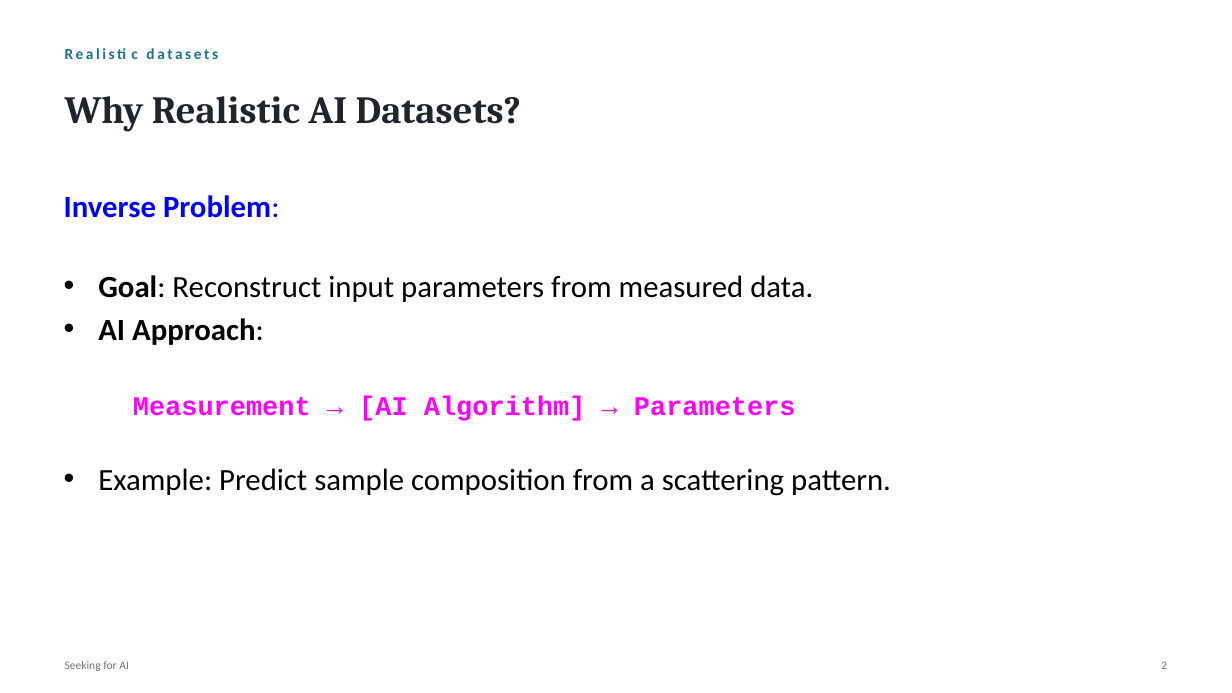
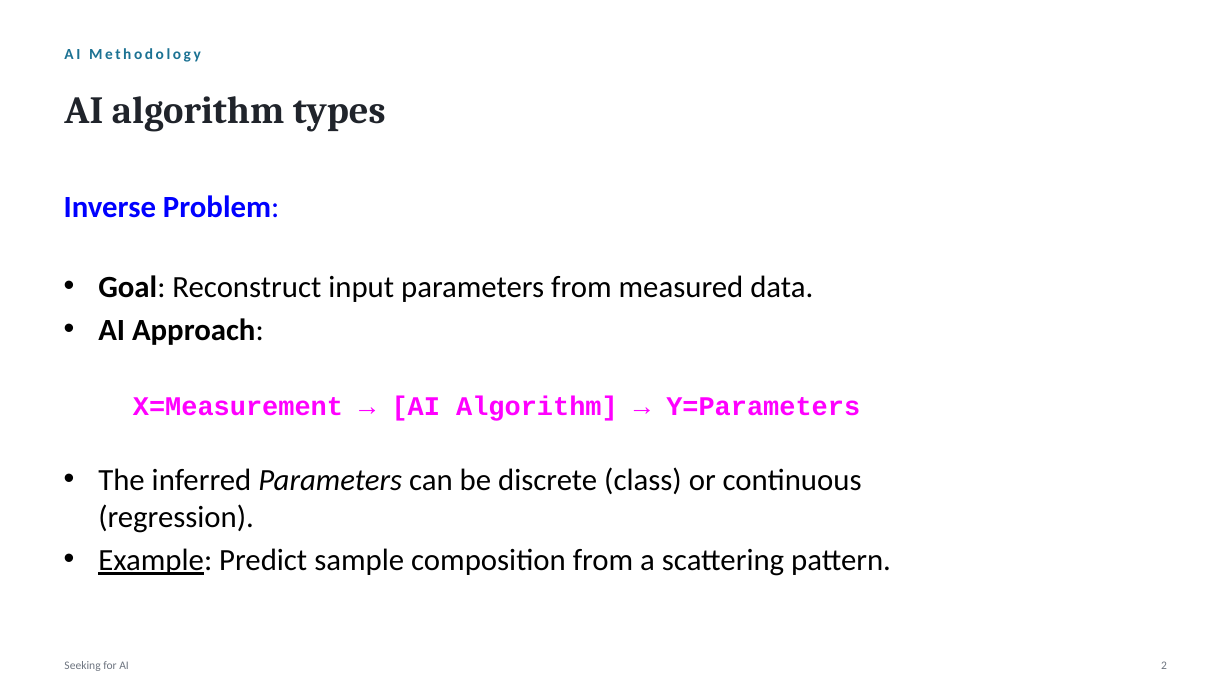
Before and after one commit to mccode-dev/PaNRAID, a slide deck: slide 9 of 21_September_Monday/01_Seeking_for_AI/01_Seeking_for_AI.pptx (slide 8 before the commit). Drawn at 1232x693 pixels with LibreOffice and Linux fonts; fonts in the diff are those of the drawing; background and template pictures are left out. Boxes give left, top, right and bottom in pixels: in the first picture for what was removed or moved away, otherwise in the second. Text is boxed around its words. In the diff, an @@ line names an element or a change of style, - is before the commit and + after.

```diff
--- a/21_September_Monday/01_Seeking_for_AI/01_Seeking_for_AI.pptx
+++ b/21_September_Monday/01_Seeking_for_AI/01_Seeking_for_AI.pptx
@@ text at box(64, 48, 201, 62): text changed @@
-Realistic datasets
+AI Methodology
@@ text at box(64, 96, 386, 132): text changed @@
-Why Realistic AI Datasets?
+AI algorithm types
@@ text at box(98, 396, 862, 533): text changed; size 21 to 24 pt; font Courier New to Calibri; text colour #FF00FF to #000000; bold off @@
-Measurement → [AI Algorithm] → Parameters
+X=Measurement → [AI Algorithm] → Y=Parameters
+• The inferred Parameters can be discrete (class) or continuous (regression).
@@ text at box(98, 548, 891, 576): underline on in "Example:" @@
```
Also in this commit, not shown: 9 other slides changed, 1 slide added, 1 slide removed, 3 other files.
